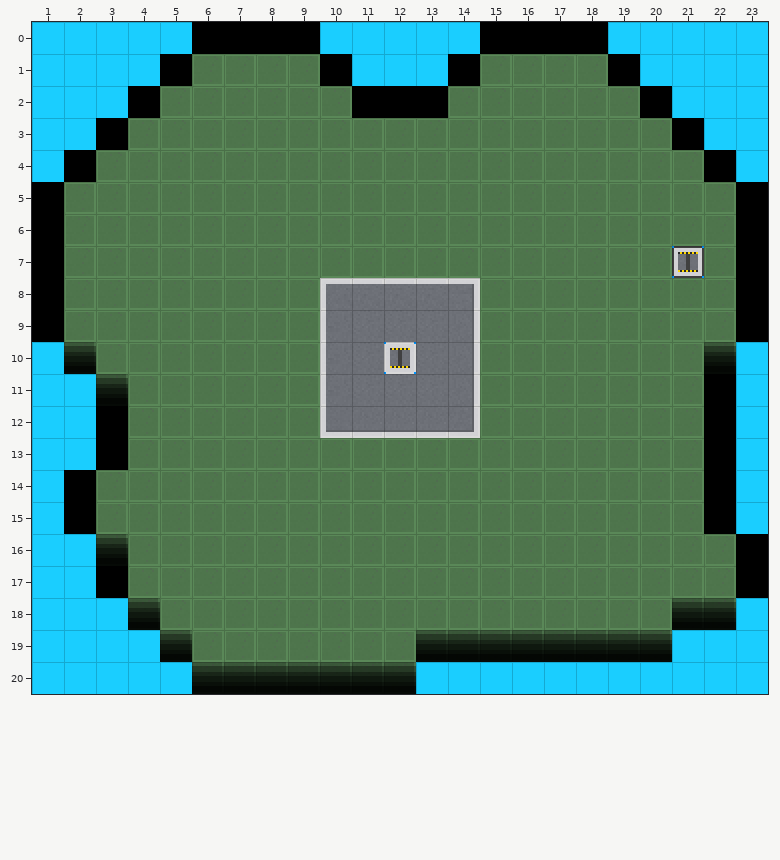
Two states of a Tiled map (JSON), client/assets/tilemap/PixilTown.json. That is the earlier state.
Cells are 16x16 px. Shown: x 1..23, y 0..20.
After:
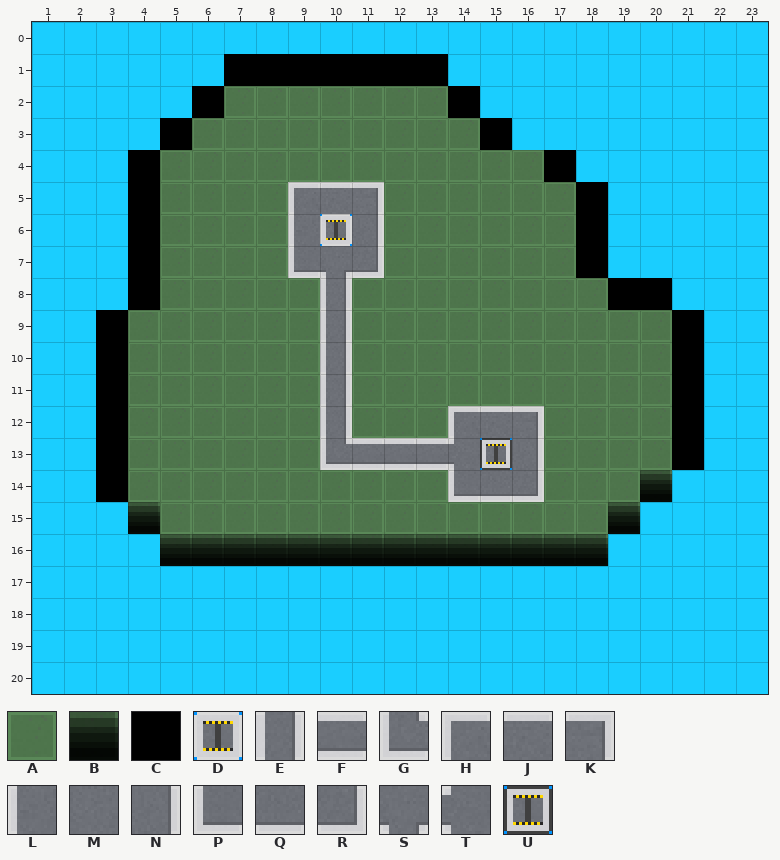
Key: from "Tiles_PixilTown": A 1 "tile", B 4 "tile", C 8 "tile", D 12 "tile", E 23, F 32, G 36, H 45 "tile", J 46 "tile", K 47 "tile", L 54 "tile", M 55 "tile", N 56 "tile", P 63 "tile", Q 64 "tile", R 65 "tile", S 67, T 68, U 72 "tile".
_ is an empty cell.
The exact change:
Layer "Ground":
y 0: x 6..9 CCCC -> ____; x 15..18 CCCC -> ____
y 1: x 5..9 CAAAA -> __CCC; x 11..19 ___CAAAAC -> CCC______
y 2: x 4..6 CAA -> __C; x 11..20 CCCAAAAAAC -> AAAC______
y 3: x 3..5 CAA -> __C; x 15..21 AAAAAAC -> C______
y 4: x 2..4 CAA -> __C; x 17..22 AAAAAC -> C_____
y 5: x 1..4 CAAA -> ___C; x 9..11 AAA -> HJK; x 18..23 AAAAAC -> C_____
y 6: x 1..4 CAAA -> ___C; x 9..11 AAA -> LDN; x 18..23 AAAAAC -> C_____
y 7: x 1..4 CAAA -> ___C; x 9..11 AAA -> PSR; x 18..23 AAAUAC -> C_____
y 8: x 1..4 CAAA -> ___C; x 10..14 HJJJK -> EAAAA; x 19..23 AAAAC -> CC___
y 9: x 1..3 CAA -> __C; x 10..14 LMMMN -> EAAAA; x 21..23 AAC -> C__
y 10: x 2..3 BA -> _C; x 10..14 LMDMN -> EAAAA; x 21..22 AB -> C_
y 11: x 3 B -> C; x 10..14 LMMMN -> EAAAA; x 21..22 AC -> C_
y 12: x 10..16 PQQQRAA -> EAAAHJK; x 21..22 AC -> C_
y 13: x 10..16 AAAAAAA -> GFFFTUN; x 21..22 AC -> C_
y 14: x 2..3 CA -> _C; x 14..16 AAA -> PQR; x 20..22 AAC -> B__
y 15: x 2..4 CAA -> __B; x 19..22 AAAC -> B___
y 16: x 3..23 BAAAAAAAAAAAAAAAAAAAC -> __BBBBBBBBBBBBBB_____
y 17: x 3..23 CAAAAAAAAAAAAAAAAAAAC -> _____________________
y 18: x 4..22 BAAAAAAAAAAAAAAAABB -> ___________________
y 19: x 5..20 BAAAAAAABBBBBBBB -> ________________
y 20: x 6..12 BBBBBBB -> _______
